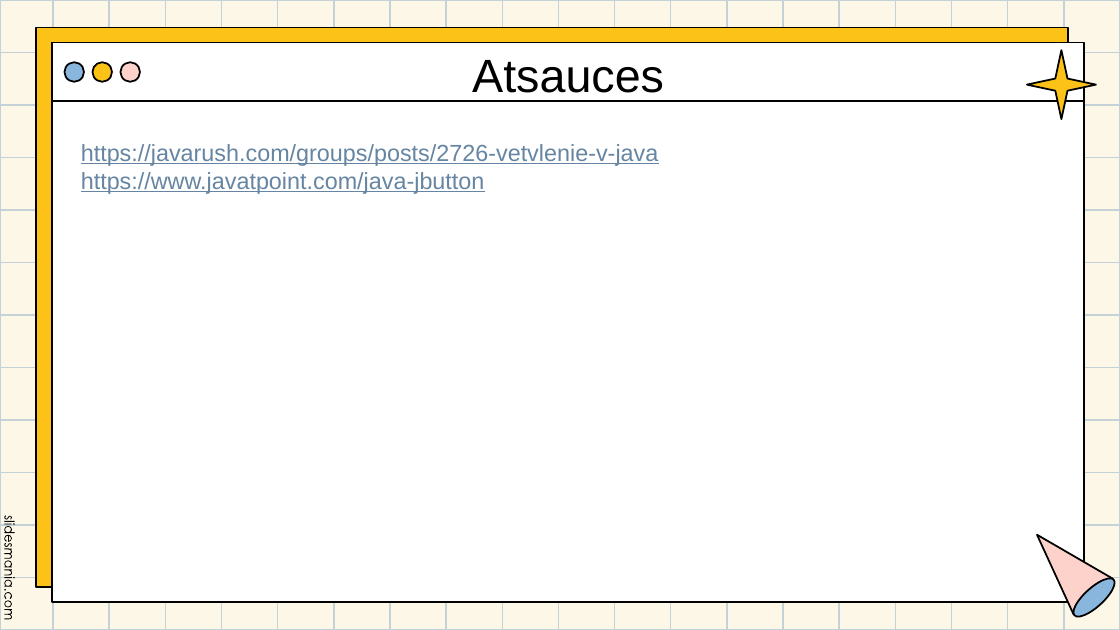
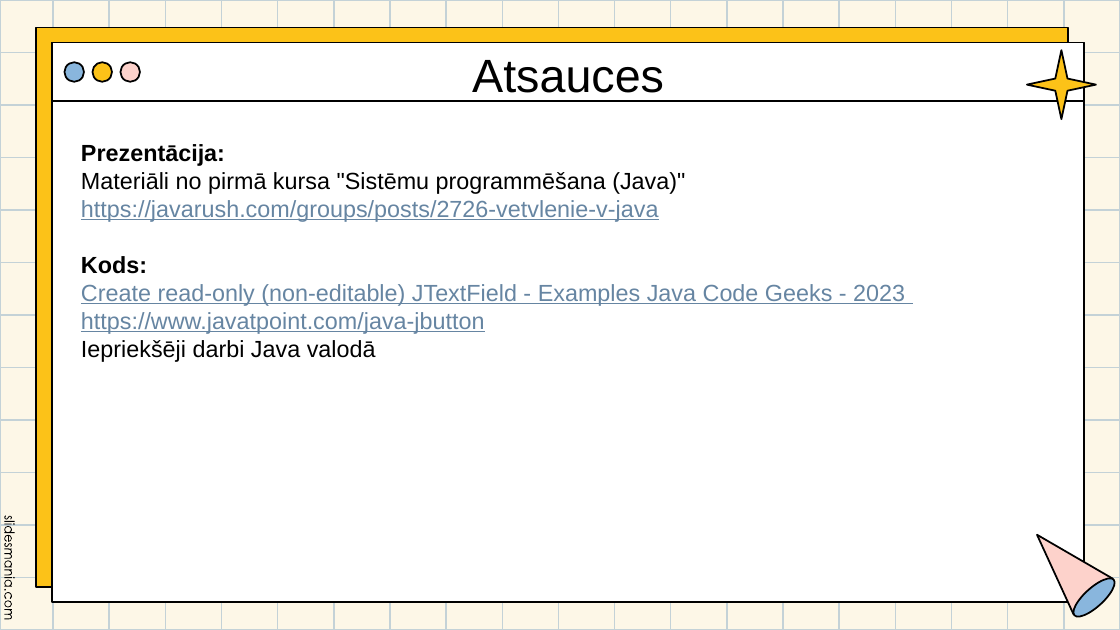
Before and after one commit to ElinaKraine/Sazarojumas-Konstrukcijas, a slide deck: slide 10 of prezentacija un uml/Kraine_Sazarojuma-konstrukcijas.pptx. Drawn at 1120x630 pixels with LibreOffice and Linux fonts; fonts in the diff are those of the drawing. Boxes give left, top, right and bottom in pixels: in the first picture for what was removed or moved away, otherwise in the second. Text is boxed around its words. In the diff, an @@ line names an element or a change of style, - is before the commit and + after.

Commit message:
Kods ir uzrakstits

```diff
--- a/prezentacija un uml/Kraine_Sazarojuma-konstrukcijas.pptx
+++ b/prezentacija un uml/Kraine_Sazarojuma-konstrukcijas.pptx
@@ text at <box>81,144,685,194</box>: paragraphs added @@
+Prezentācija:
+Materiāli no pirmā kursa "Sistēmu programmēšana (Java)"
@@ text at <box>81,256,905,306</box>: paragraphs added @@
+Kods:
+Create read-only (non-editable) JTextField - Examples Java Code Geeks - 2023
@@ text at <box>81,340,376,362</box>: paragraph added @@
+Iepriekšēji darbi Java valodā
```
Also in this commit, not shown: 1 slide added, 1 slide removed, 7 other files.
